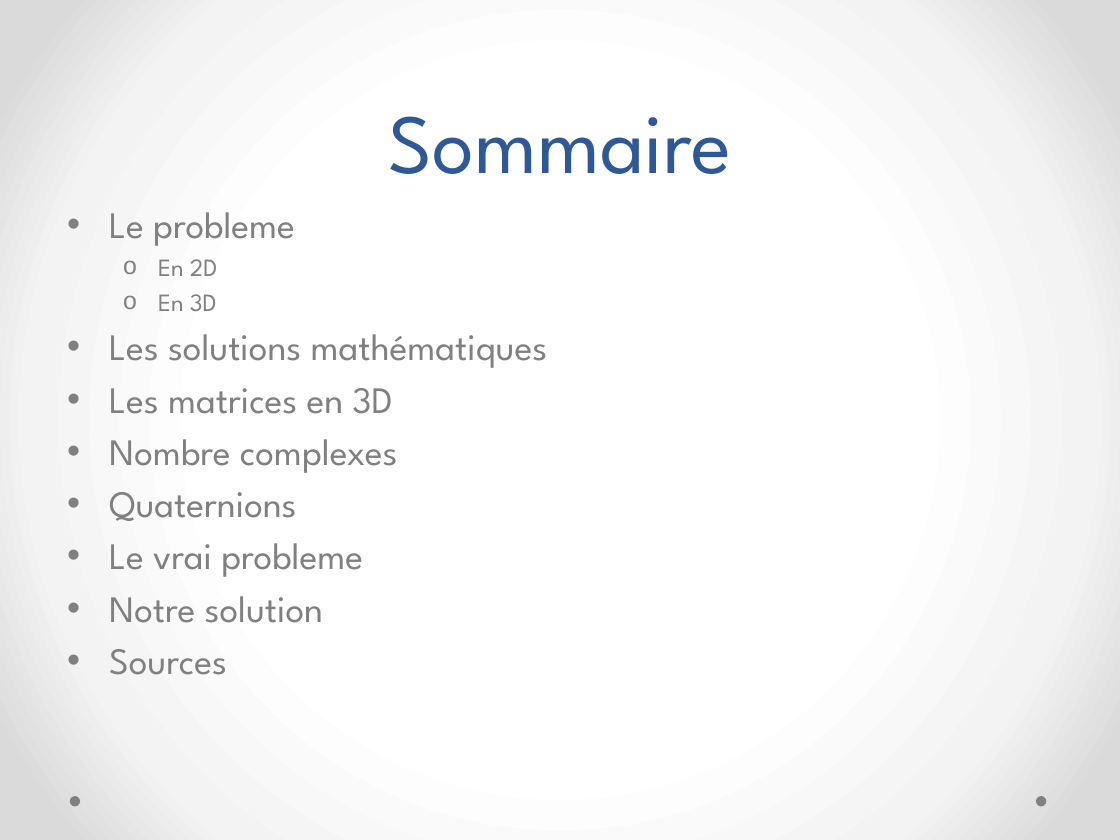
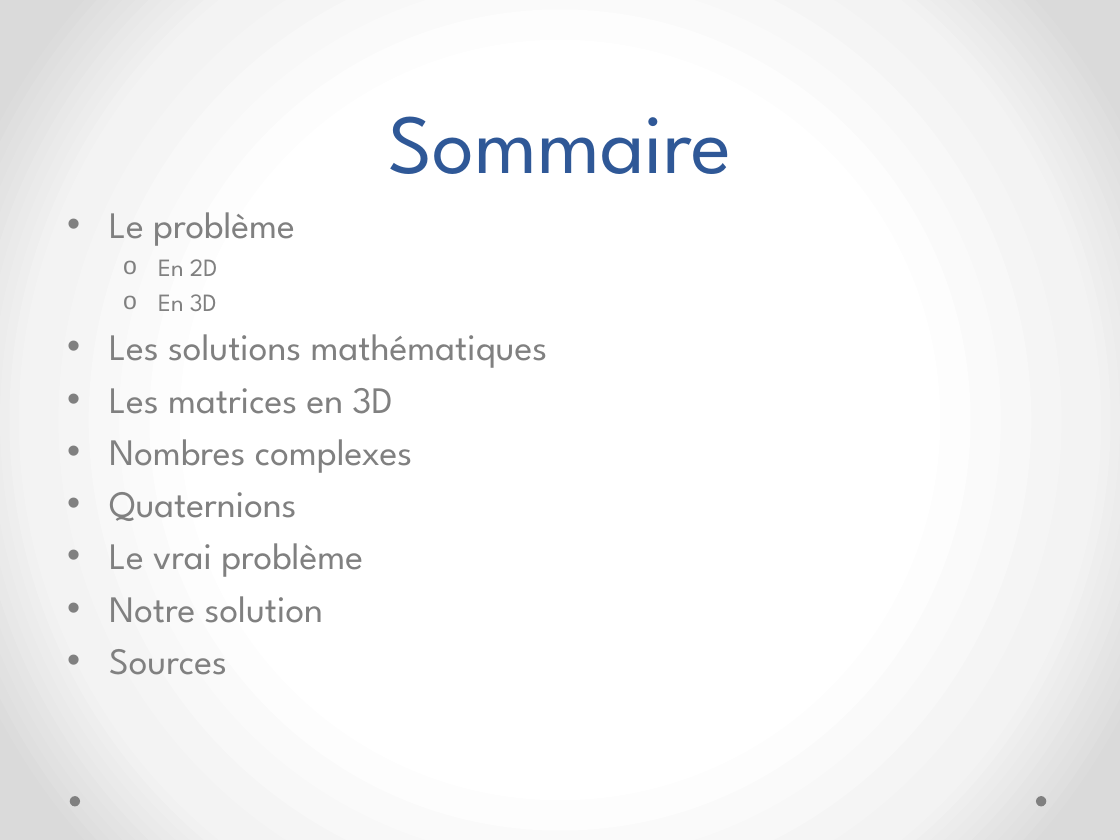
Before and after one commit to megaturbo/TurboSpin, a slide deck: slide 2 of Presentation/MatrixLite.pptx. Drawn at 1120x840 pixels with LibreOffice and Linux fonts; fonts in the diff are those of the drawing. Boxes give left, top, right and bottom in pixels: in the first picture for what was removed or moved away, otherwise in the second. Text is boxed around its words. In the diff, an @@ line names an element or a change of style, - is before the commit and + after.

```diff
--- a/Presentation/MatrixLite.pptx
+++ b/Presentation/MatrixLite.pptx
@@ text at [109, 212, 295, 246]: text changed @@
-• Le probleme
+• Le problème
@@ text at [109, 439, 412, 473]: text changed @@
-• Nombre complexes
+• Nombres complexes
@@ text at [109, 543, 363, 577]: text changed @@
-• Le vrai probleme
+• Le vrai problème
```
Also in this commit, not shown: 7 other slides changed.
